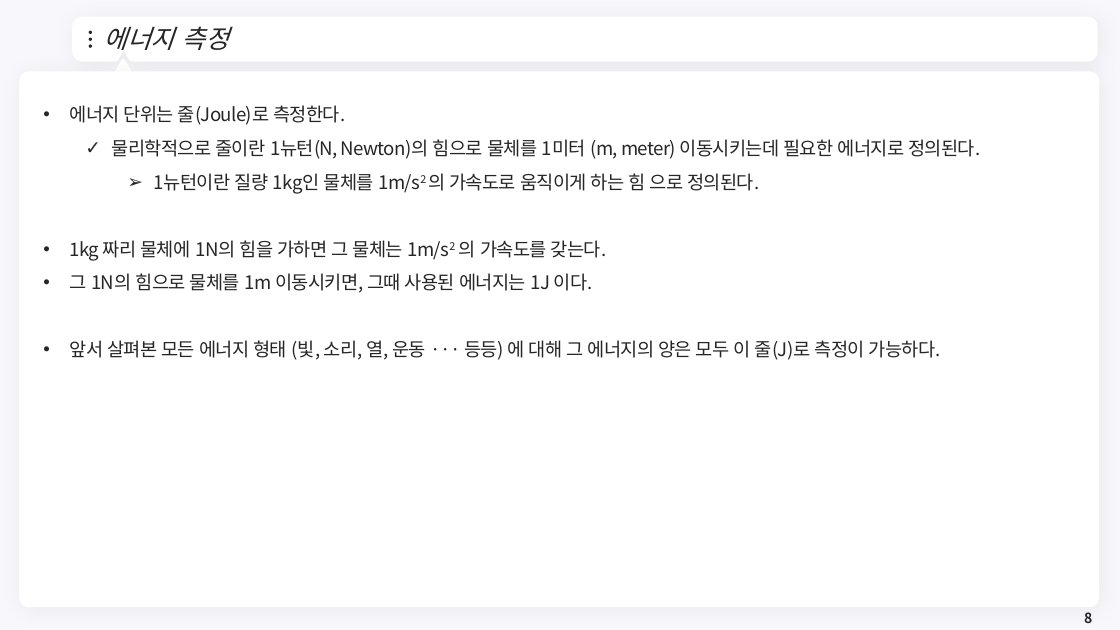
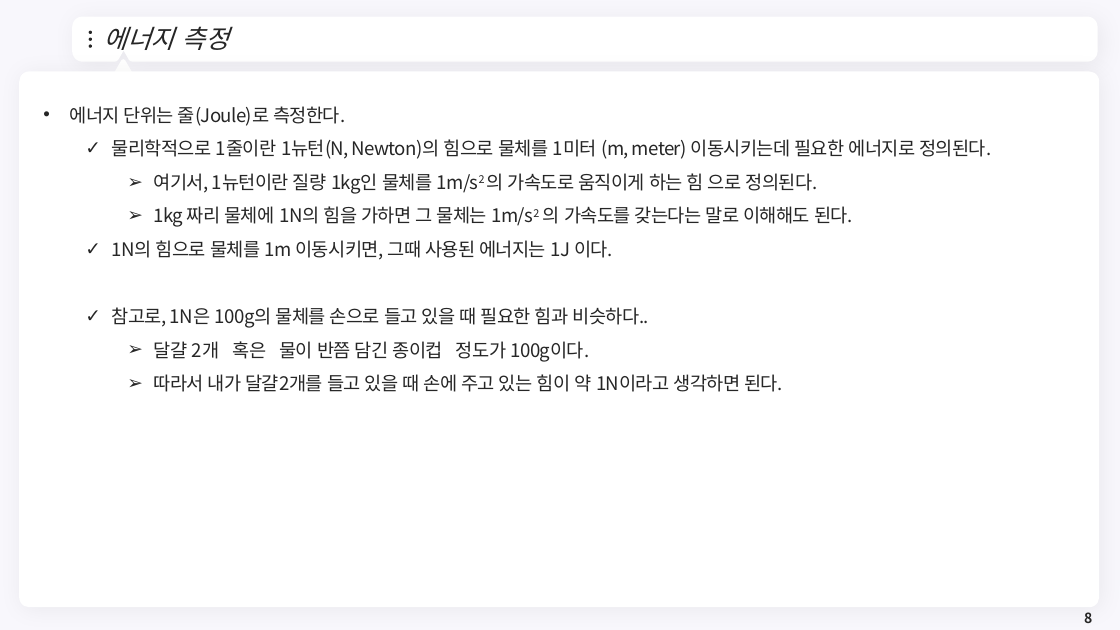
Before and after one commit to meandthey/Teaching, a slide deck: slide 8 of 에너지경제학/자원에너지경제학_Chapter_1.pptx. Drawn at 1120x630 pixels with LibreOffice and Linux fonts; fonts in the diff are those of the drawing; background and template pictures are left out. Boxes give left, top, right and bottom in pixels: in the first picture for what was removed or moved away, otherwise in the second. Text is boxed around its words. In the diff, an @@ line names an element or a change of style, - is before the commit and + after.

```diff
--- a/에너지경제학/자원에너지경제학_Chapter_1.pptx
+++ b/에너지경제학/자원에너지경제학_Chapter_1.pptx
@@ text at bbox=[112, 139, 991, 392]: text changed @@
-  ✓ 물리학적으로 줄이란 1뉴턴(N, Newton)의 힘으로 물체를 1미터 (m, meter) 이동시키는데 필요한 에너지로 정의된다.
-    ➢ 1뉴턴이란 질량 1kg인 물체를 1m/s2 의 가속도로 움직이게 하는 힘 으로 정의된다.
-• 1kg 짜리 물체에 1N의 힘을 가하면 그 물체는 1m/s2 의 가속도를 갖는다.
-• 그 1N의 힘으로 물체를 1m 이동시키면, 그때 사용된 에너지는 1J 이다.
-• 앞서 살펴본 모든 에너지 형태 (빛, 소리, 열, 운동 ··· 등등) 에 대해 그 에너지의 양은 모두 이 줄(J)로 측정이 가능하다.
+  ✓ 물리학적으로 1줄이란 1뉴턴(N, Newton)의 힘으로 물체를 1미터 (m, meter) 이동시키는데 필요한 에너지로 정의된다.
+    ➢ 여기서, 1뉴턴이란 질량 1kg인 물체를 1m/s2 의 가속도로 움직이게 하는 힘 으로 정의된다.
+    ➢ 1kg 짜리 물체에 1N의 힘을 가하면 그 물체는 1m/s2 의 가속도를 갖는다는 말로 이해해도 된다.
+  ✓ 1N의 힘으로 물체를 1m 이동시키면, 그때 사용된 에너지는 1J 이다.
+  ✓ 참고로, 1N은 100g의 물체를 손으로 들고 있을 때 필요한 힘과 비슷하다..
+    ➢ 달걀 2개 혹은 물이 반쯤 담긴 종이컵 정도가 100g이다.
+    ➢ 따라서 내가 달걀2개를 들고 있을 때 손에 주고 있는 힘이 약 1N이라고 생각하면 된다.
```
Also in this commit, not shown: 5 other slides changed, 6 slides added.
